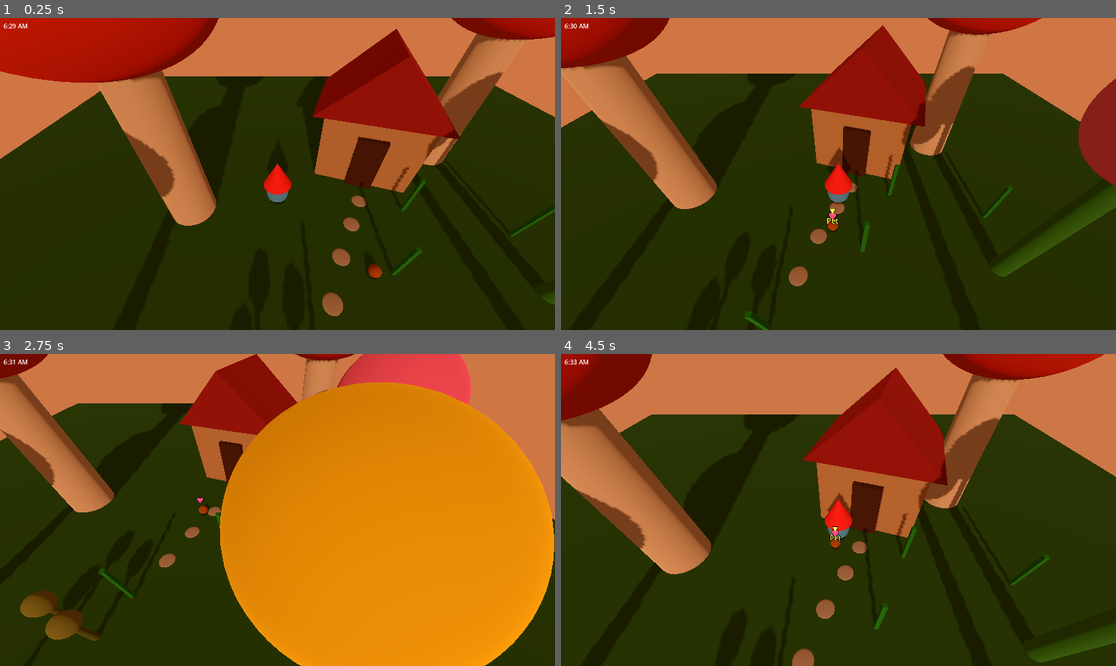
Above: before the commit, frames 1-4 (two rows, left to right).
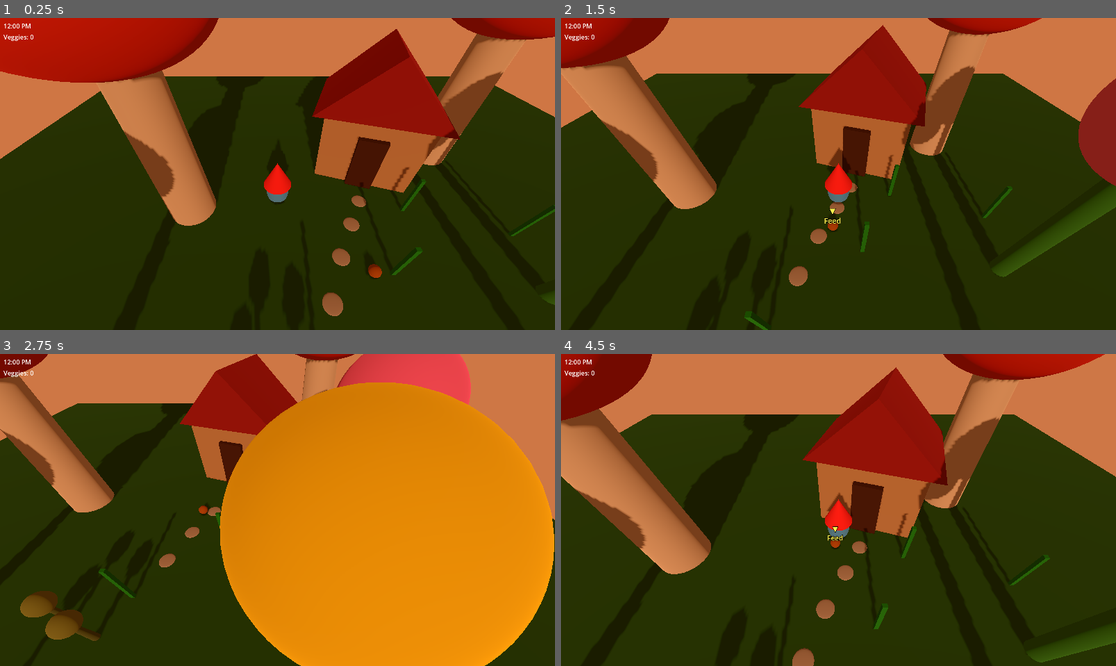
Above: after the commit, the same moments.

Repository: coha1/gnome-garden
Game: Godot game, scene res://world/main.tscn
The game is run twice, just before and just after one commit, with the same random seed, the same clock (stepped at 60 frames per second) and the same inputs.
Inputs (mouse positions are in pixels of both pictures, inside the frame that each line leads up to):
- Up to frame 1 (0.25 s): no input
- Up to frame 2 (1.5 s): move the mouse to (960, 158) at 0.52 s; press the mouse at (960, 158) at 0.53 s; hold D (move_right) 0.53-1.28 s; move the mouse to (727, 189) at 1.27 s; release the mouse at (727, 189) at 1.28 s; hold S (move_back) from 1.28 s (still down); click (727, 189) at 1.35 s
- Up to frame 3 (2.75 s): move the mouse to (333, 441) at 2.02 s; release S (move_back) at 2.03 s; press the mouse at (333, 441) at 2.03 s; hold D (move_right) from 2.03 s (still down)
- Up to frame 4 (4.5 s): move the mouse to (810, 572) at 2.77 s; release D (move_right) at 2.78 s; release the mouse at (810, 572) at 2.78 s; hold W (move_forward) 2.78-3.53 s; click (810, 572) at 2.85 s; move the mouse to (1005, 556) at 3.52 s; press the mouse at (1005, 556) at 3.53 s; hold A (move_left) from 3.53 s (still down); move the mouse to (672, 463) at 4.27 s; release the mouse at (672, 463) at 4.28 s; click (672, 463) at 4.35 s

The runs differ from the first frame. In frame 1, less than 0.1% of the frame differs, in the area x 0-7%, y 1-8%; in frame 2, 0.2%, in the area x 0-51%, y 1-67%; in frame 3, 0.1%; in frame 4, 0.2%.
Error after the commit: Invalid assignment of property or key 'text' with value of type 'String' on a base object of type 'Nil'. (res://ui/clock_hud.gd:31)

Commit message:
bug taming update, publishing workflow

Diff:
--- /dev/null
+++ b/core/inventory.gd
@@ -0,0 +1,22 @@
+extends Node
+
+
+signal veggie_count_changed(count: int)
+
+
+var veggie_count: int = 0
+
+
+func add_veggie() -> void:
+	veggie_count += 1
+	veggie_count_changed.emit(veggie_count)
+	print("Inventory: veggie added — total ", veggie_count)
+
+
+func consume_veggie() -> bool:
+	if veggie_count <= 0:
+		return false
+	veggie_count -= 1
+	veggie_count_changed.emit(veggie_count)
+	print("Inventory: veggie consumed — total ", veggie_count)
+	return true
--- /dev/null
+++ b/core/notifications.gd
@@ -0,0 +1,8 @@
+extends Node
+
+
+signal notification_requested(message: String, duration: float)
+
+
+func notify(message: String, duration: float = 3.0) -> void:
+	notification_requested.emit(message, duration)
--- a/entities/bug/wild_bug.gd
+++ b/entities/bug/wild_bug.gd
@@ -8,16 +8,29 @@
 ## How often to pick a new random direction in seconds
 @export var direction_change_interval: float = 2.5
 
-## How long the heart stays visible after interaction
+## How long the heart stays visible after an interaction
 @export var heart_display_duration: float = 2.0
 
-## Text shown in the interaction prompt when the player is in range
-@export var prompt_text: String = "▼\nPet"
+## Number of feedings required to reach full bond
+@export var bond_threshold: int = 3
+
+## Distance at which the bug stops trailing the player
+@export var follow_trail_distance: float = 1.8
+
+## Wander speed multiplier applied when following
+@export var follow_speed_multiplier: float = 1.5
+
+## Assign the player node in the editor for follow behaviour
+@export var player: Player
 
 
-var wander_direction: Vector3 = Vector3.ZERO
-var direction_timer: float = 0.0
-var heart_timer: float = 0.0
+var bond_level: int = 0
+var is_bonded: bool = false
+
+var _wander_direction: Vector3 = Vector3.ZERO
+var _direction_timer: float = 0.0
+var _heart_timer: float = 0.0
+var _is_highlighted: bool = false
 
 
 @onready var heart_label: Label3D = $HeartLabel
@@ -28,20 +41,39 @@
 func _ready() -> void:
 	heart_label.visible = false
 	interact_zone.add_to_group("interactable")
-	interaction_prompt.set_text(prompt_text)
+	interaction_prompt.set_text("▼\nFeed")
+	interaction_prompt.set_active(true)
 	_pick_new_direction()
 	print(get_path(), ": WildBug ready")
 
 
 func set_highlighted(on: bool) -> void:
+	_is_highlighted = on
 	interaction_prompt.visible = on
 
 
+func interact() -> void:
+	if is_bonded:
+		_show_heart()
+		return
+
+	if not Inventory.consume_veggie():
+		Notifications.notify("You don't have any veggies to give.")
+		return
+
+	bond_level += 1
+	_show_heart()
+	print(get_path(), ": fed — bond ", bond_level, "/", bond_threshold)
+
+	if bond_level >= bond_threshold:
+		_become_bonded()
+
+
 func _process(delta: float) -> void:
-	if heart_timer <= 0.0:
+	if _heart_timer <= 0.0:
 		return
-	heart_timer -= delta
-	if heart_timer <= 0.0:
+	_heart_timer -= delta
+	if _heart_timer <= 0.0:
 		heart_label.visible = false
 
 
@@ -49,26 +81,62 @@
 	if not is_on_floor():
 		velocity.y -= 9.8 * delta
 
-	direction_timer += delta
-	if direction_timer >= direction_change_interval:
-		direction_timer = 0.0
-		_pick_new_direction()
-
-	velocity.x = wander_direction.x * wander_speed
-	velocity.z = wander_direction.z * wander_speed
-
-	if wander_direction.length() > 0.1:
-		rotation.y = atan2(-wander_direction.x, -wander_direction.z)
+	if is_bonded:
+		_move_toward_player()
+	else:
+		_wander(delta)
 
 	move_and_slide()
 
 
-func _pick_new_direction() -> void:
-	var angle := randf() * TAU
-	wander_direction = Vector3(cos(angle), 0.0, sin(angle))
+# ---- Private ----
+
+func _wander(delta: float) -> void:
+	_direction_timer += delta
+	if _direction_timer >= direction_change_interval:
+		_direction_timer = 0.0
+		_pick_new_direction()
+
+	velocity.x = _wander_direction.x * wander_speed
+	velocity.z = _wander_direction.z * wander_speed
+
+	if _wander_direction.length() > 0.1:
+		rotation.y = atan2(-_wander_direction.x, -_wander_direction.z)
 
 
-func interact() -> void:
-	heart_timer = heart_display_duration
+func _move_toward_player() -> void:
+	if player == null:
+		velocity.x = 0.0
+		velocity.z = 0.0
+		return
+
+	var to_player: Vector3 = player.global_position - global_position
+	to_player.y = 0.0
+	var dist: float = to_player.length()
+
+	if dist <= follow_trail_distance:
+		velocity.x = 0.0
+		velocity.z = 0.0
+		return
+
+	var dir: Vector3 = to_player.normalized()
+	var speed: float = wander_speed * follow_speed_multiplier
+	velocity.x = dir.x * speed
+	velocity.z = dir.z * speed
+	rotation.y = atan2(-dir.x, -dir.z)
+
+
+func _become_bonded() -> void:
+	is_bonded = true
+	interaction_prompt.set_text("▼\nPet")
+	print(get_path(), ": bonded — now following player")
+
+
+func _show_heart() -> void:
+	_heart_timer = heart_display_duration
 	heart_label.visible = true
-	print(get_path(), ": bug interacted — heart visible for ", heart_display_duration, "s")
+
+
+func _pick_new_direction() -> void:
+	var angle: float = randf() * TAU
+	_wander_direction = Vector3(cos(angle), 0.0, sin(angle))
--- a/entities/plant/plant.gd
+++ b/entities/plant/plant.gd
@@ -98,6 +98,7 @@
 	grow_elapsed = 0.0
 	visual_root.scale = Vector3.ONE
 	_on_state_changed()
+	Inventory.add_veggie()
 	print(get_path(), ": harvested — ready to water again")
 
 
--- a/project.godot
+++ b/project.godot
@@ -21,6 +21,8 @@
 [autoload]
 
 DayNightCycle="*res://core/day_night_cycle.gd"
+Inventory="*res://core/inventory.gd"
+Notifications="*res://core/notifications.gd"
 
 [display]
 
--- a/ui/clock_hud.gd
+++ b/ui/clock_hud.gd
@@ -2,8 +2,36 @@
 extends Control
 
 
-@onready var clock_label: Label = $ClockLabel
+@export var clock_label: Label
+@export var veggie_label: Label
+@export var notification_label: Label
 
 
-func _process(_delta: float) -> void:
+var _notification_timer: float = 0.0
+
+
+func _ready() -> void:
+	Inventory.veggie_count_changed.connect(_on_veggie_count_changed)
+	Notifications.notification_requested.connect(_on_notification_requested)
+	_on_veggie_count_changed(Inventory.veggie_count)
+	notification_label.visible = false
+
+
+func _process(delta: float) -> void:
 	clock_label.text = DayNightCycle.get_clock_string()
+
+	if _notification_timer <= 0.0:
+		return
+	_notification_timer -= delta
+	if _notification_timer <= 0.0:
+		notification_label.visible = false
+
+
+func _on_veggie_count_changed(count: int) -> void:
+	veggie_label.text = "Veggies: " + str(count)
+
+
+func _on_notification_requested(message: String, duration: float) -> void:
+	notification_label.text = message
+	notification_label.visible = true
+	_notification_timer = duration
--- a/ui/clock_hud.tscn
+++ b/ui/clock_hud.tscn
@@ -6,11 +6,32 @@
 script = ExtResource("1")
 anchor_right = 1.0
 anchor_bottom = 1.0
+clock_label = NodePath("ClockLabel")
+veggie_label = NodePath("VeggieLabel")
+notification_label = NodePath("NotificationLabel")
 
 [node name="ClockLabel" type="Label" parent="."]
 offset_left = 12.0
 offset_top = 12.0
-offset_right = 180.0
+offset_right = 200.0
 offset_bottom = 44.0
 theme_override_font_sizes/font_size = 22
 text = "12:00 PM"
+
+[node name="VeggieLabel" type="Label" parent="."]
+offset_left = 12.0
+offset_top = 50.0
+offset_right = 200.0
+offset_bottom = 82.0
+theme_override_font_sizes/font_size = 22
+text = "Veggies: 0"
+
+[node name="NotificationLabel" type="Label" parent="."]
+offset_left = 560.0
+offset_top = 880.0
+offset_right = 1360.0
+offset_bottom = 920.0
+theme_override_font_sizes/font_size = 22
+horizontal_alignment = 1
+text = ""
+visible = false
Not shown, added: core/inventory.gd.uid
Not shown, added: core/notifications.gd.uid
Not shown, added: export_presets.cfg
Not shown, added: exports/web/index.apple-touch-icon.png.import
Not shown, added: exports/web/index.icon.png.import
Not shown, added: exports/web/index.png.import
Not shown, added: .github/workflows/export.yml
Not shown, added: exports/web/index.apple-touch-icon.png
Not shown, added: exports/web/index.audio.position.worklet.js
Not shown, added: exports/web/index.audio.worklet.js
Not shown, added: exports/web/index.html
Not shown, added: exports/web/index.icon.png
(and 4 more such lines)
